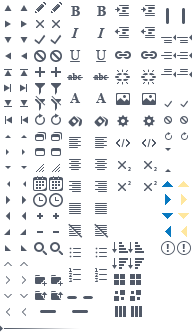
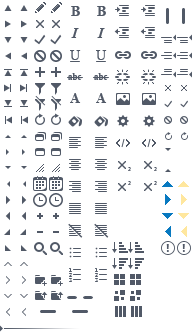
Layer changes from the first 192px x 336px image to the second:
added layer "small-x" in group "upload" over [165, 85, 171, 91]
added layer "small-x-hover" in group "upload" over [181, 85, 187, 91]
